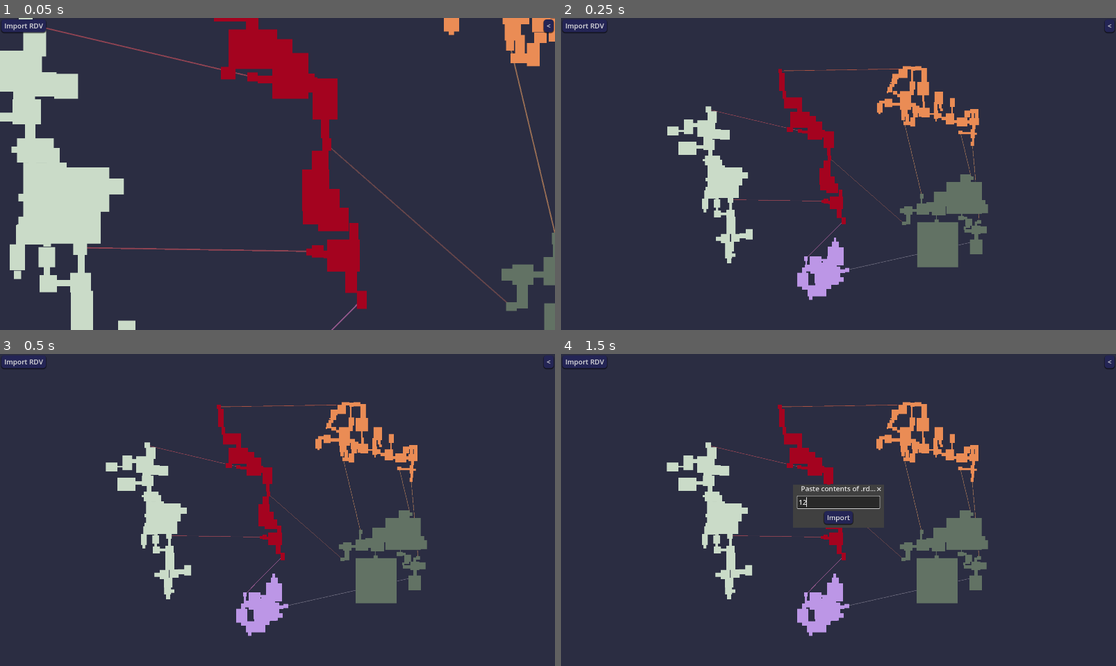
Above: before the commit, frames 1-4 (two rows, left to right).
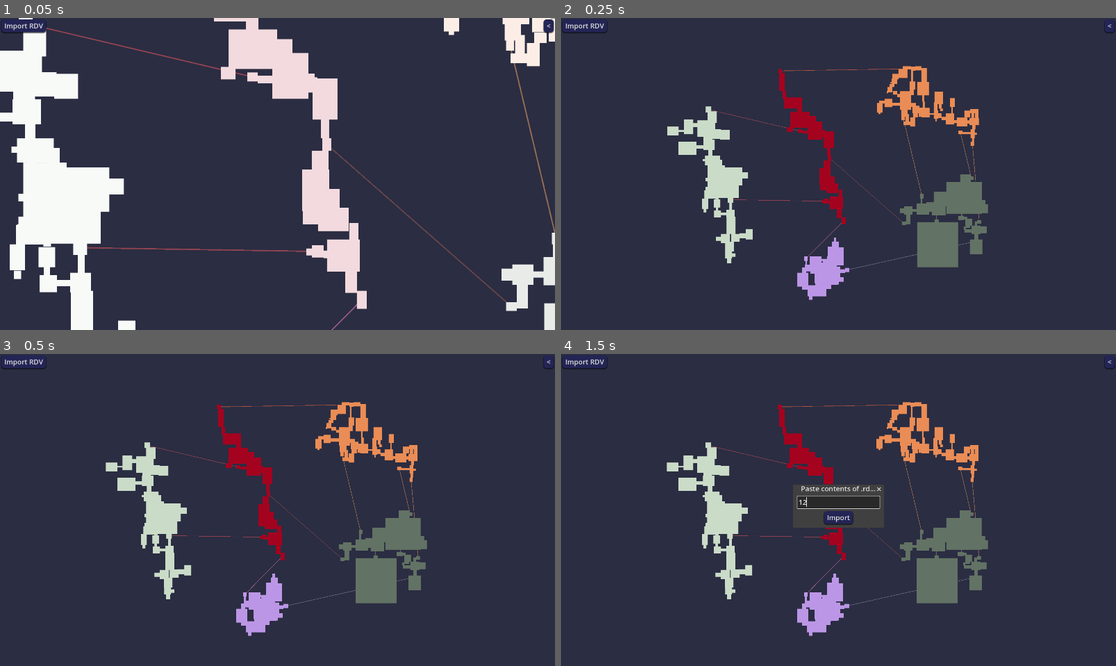
Above: after the commit, the same moments.

Repository: JustinDMS/prime-map-tool
Game: Godot game, scene res://main.tscn
The game is run twice, just before and just after one commit, with the same random seed, the same clock (stepped at 60 frames per second) and the same inputs.
Inputs (mouse positions are in pixels of both pictures, inside the frame that each line leads up to):
- Up to frame 1 (0.05 s): no input
- Up to frame 2 (0.25 s): no input
- Up to frame 3 (0.5 s): no input
- Up to frame 4 (1.5 s): click "Import RDV" at 0.5 s; click (838, 500) at 1.27 s; type "12" at 1.35 s

The runs differ from the first frame. In frame 1, 17% of the frame differs, in the area x 0-100%, y 0-100%; in frame 2, nothing differs; in frame 3, nothing differs; in frame 4, nothing differs.

Commit message:
Room interaction polish

Diff:
--- a/scripts/base_room.gd
+++ b/scripts/base_room.gd
@@ -72,17 +72,23 @@
 
 	set_state(State.DEFAULT)
 
+func change_to_color(new_color : Color) -> void:
+	const DURATION : float = 0.2
+
+	var tween = create_tween().set_ease(Tween.EASE_IN_OUT).set_trans(Tween.TRANS_SINE)
+	tween.tween_property(self, "color", new_color, DURATION)
+
 func set_state(new_state : State) -> void:
 	prev_state = state
 	state = new_state
 
 	match state:
 		State.DEFAULT:
-			set_color(ROOM_COLOR[region])
+			change_to_color(ROOM_COLOR[region])
 		State.HOVERED:
-			set_color(HOVER_COLOR)
+			change_to_color(HOVER_COLOR)
 		State.UNREACHABLE:
-			set_color(UNREACHABLE_COLOR)
+			change_to_color(UNREACHABLE_COLOR)
 
 func room_hover() -> void:
 	set_state(State.HOVERED)
